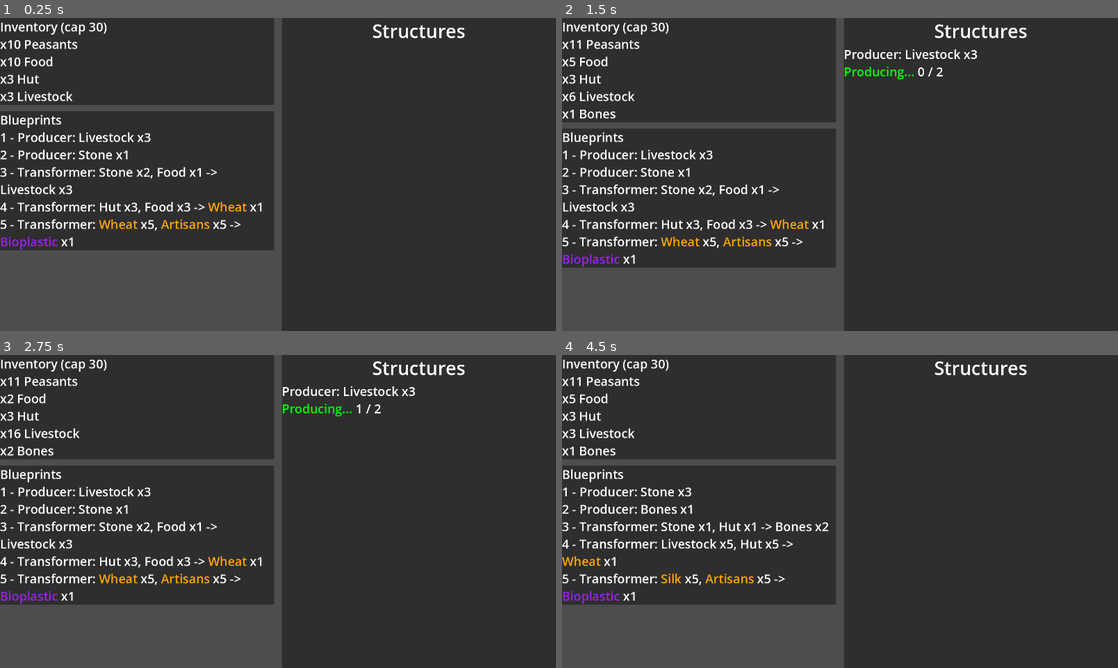
Above: before the commit, frames 1-4 (two rows, left to right).
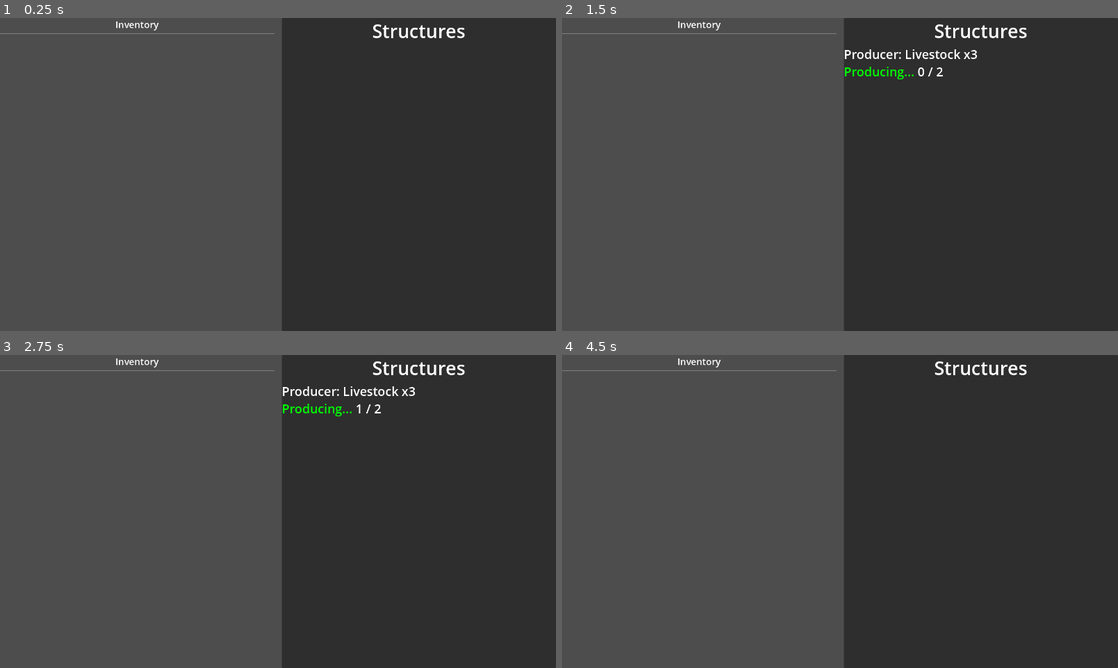
Above: after the commit, the same moments.

Repository: hellochar/godot-sketches
Game: Godot game, scene res://world.tscn
Same seed, same stepped clock (60 frames per second), same inputs: the game is played once before the commit and once after it.
Inputs:
- Up to frame 1 (0.25 s): no input
- Up to frame 2 (1.5 s): tap Enter at 0.5 s; tap 1 at 0.6 s; tap Space at 0.77, 1.25 s; tap 9 at 1.35 s
- Up to frame 3 (2.75 s): tap Space at 1.52 s; tap Enter at 2 s; tap B at 2.1 s
- Up to frame 4 (4.5 s): tap Space at 2.75, 3.02, 3.77 s; tap R at 2.85 s; tap Enter at 3.5 s; tap Z at 3.6 s; click "Skip" at 4.25 s

The runs differ from the first frame. In frame 1, 35% of the frame differs, in the area x 0-50%, y 0-75%; in frame 2, 37%; in frame 3, 37%; in frame 4, 37%, in the area x 0-50%, y 0-80%.

Commit message:
Add UI system (inventory and item cards)

Diff:
--- /dev/null
+++ b/inventory_ui.gd
@@ -0,0 +1,30 @@
+extends VBoxContainer
+class_name InventoryUI
+
+@onready var title_label: Label = %Title
+@onready var cards_container: GridContainer = %CardsContainer
+
+const ITEM_CARD = preload("res://item_card.tscn")
+
+var inventory: World.Inventory
+
+func set_inventory(inv: World.Inventory) -> void:
+  inventory = inv
+  if title_label:
+    title_label.text = inventory.name
+  refresh()
+
+func refresh() -> void:
+  if not cards_container:
+    return
+
+  for child in cards_container.get_children():
+    child.queue_free()
+
+  if not inventory:
+    return
+
+  for item in inventory.dict.keys():
+    var card = ITEM_CARD.instantiate()
+    cards_container.add_child(card)
+    card.set_item(item, inventory.dict[item])
--- /dev/null
+++ b/inventory_ui.tscn
@@ -0,0 +1,30 @@
+[gd_scene load_steps=2 format=3 uid="uid://dql4rkolmq8ud"]
+
+[ext_resource type="Script" path="res://inventory_ui.gd" id="1_invui"]
+
+[node name="InventoryUI" type="VBoxContainer"]
+offset_right = 600.0
+offset_bottom = 400.0
+script = ExtResource("1_invui")
+
+[node name="Title" type="Label" parent="."]
+unique_name_in_owner = true
+layout_mode = 2
+theme_override_font_sizes/font_size = 24
+text = "Inventory"
+horizontal_alignment = 1
+
+[node name="HSeparator" type="HSeparator" parent="."]
+layout_mode = 2
+
+[node name="ScrollContainer" type="ScrollContainer" parent="."]
+layout_mode = 2
+size_flags_vertical = 3
+
+[node name="CardsContainer" type="GridContainer" parent="ScrollContainer"]
+unique_name_in_owner = true
+layout_mode = 2
+size_flags_horizontal = 3
+theme_override_constants/h_separation = 10
+theme_override_constants/v_separation = 10
+columns = 3
--- /dev/null
+++ b/item_card.gd
@@ -0,0 +1,54 @@
+extends PanelContainer
+class_name ItemCard
+
+@onready var icon_rect: TextureRect = %Icon
+@onready var name_label: Label = %Name
+@onready var tier_label: Label = %Tier
+@onready var tags_label: Label = %Tags
+@onready var description_label: Label = %Description
+@onready var amount_label: Label = %Amount
+
+var item: Item
+var amount: int = 0
+
+func set_item(new_item: Item, new_amount: int = 0) -> void:
+  item = new_item
+  amount = new_amount
+  refresh()
+
+func refresh() -> void:
+  if not item:
+    return
+
+  name_label.text = item.name + ("" if amount <= 1 else " x%d" % amount)
+
+  var tier_text = ""
+  match item.tier:
+    Item.ETier.Basic:
+      tier_text = "Basic"
+    Item.ETier.Advanced:
+      tier_text = "Advanced"
+    Item.ETier.Futuristic:
+      tier_text = "Futuristic"
+  tier_label.text = tier_text
+
+  var tags_text = ""
+  for tag in item.tags:
+    match tag:
+      Item.ETag.Structure:
+        tags_text += "Structure "
+  tags_label.text = tags_text.strip_edges()
+
+  description_label.text = item.description
+
+  # if amount > 1:
+  #   amount_label.text = "x%d" % amount
+  #   amount_label.show()
+  # else:
+  amount_label.hide()
+
+  if item.icon:
+    icon_rect.texture = item.icon
+    icon_rect.show()
+  else:
+    icon_rect.hide()
--- /dev/null
+++ b/item_card.tscn
@@ -0,0 +1,84 @@
+[gd_scene load_steps=4 format=3 uid="uid://2yq0ne3dvbba"]
+
+[ext_resource type="Script" uid="uid://dnd74ka7hb6pe" path="res://item_card.gd" id="1_itemcard"]
+[ext_resource type="Texture2D" uid="uid://d20xr7os4xido" path="res://assets/icon_atlas.png" id="2_6kc0x"]
+
+[sub_resource type="AtlasTexture" id="AtlasTexture_rouse"]
+atlas = ExtResource("2_6kc0x")
+region = Rect2(40, 40, 288, 288)
+
+[node name="ItemCard" type="PanelContainer"]
+custom_minimum_size = Vector2(200, 260)
+script = ExtResource("1_itemcard")
+
+[node name="MarginContainer" type="MarginContainer" parent="."]
+layout_mode = 2
+theme_override_constants/margin_left = 4
+theme_override_constants/margin_top = 4
+theme_override_constants/margin_right = 4
+theme_override_constants/margin_bottom = 4
+
+[node name="VBoxContainer" type="VBoxContainer" parent="MarginContainer"]
+layout_mode = 2
+theme_override_constants/separation = 8
+
+[node name="Name" type="Label" parent="MarginContainer/VBoxContainer"]
+unique_name_in_owner = true
+layout_mode = 2
+theme_override_font_sizes/font_size = 18
+text = "Peasants x10"
+horizontal_alignment = 1
+
+[node name="IconContainer" type="CenterContainer" parent="MarginContainer/VBoxContainer"]
+custom_minimum_size = Vector2(64, 64)
+layout_mode = 2
+
+[node name="Icon" type="TextureRect" parent="MarginContainer/VBoxContainer/IconContainer"]
+unique_name_in_owner = true
+custom_minimum_size = Vector2(64, 64)
+layout_mode = 2
+texture = SubResource("AtlasTexture_rouse")
+expand_mode = 1
+stretch_mode = 5
+
+[node name="HSeparator" type="HSeparator" parent="MarginContainer/VBoxContainer"]
+visible = false
+layout_mode = 2
+
+[node name="HBoxContainer" type="HBoxContainer" parent="MarginContainer/VBoxContainer"]
+visible = false
+layout_mode = 2
+
+[node name="Tier" type="Label" parent="MarginContainer/VBoxContainer/HBoxContainer"]
+unique_name_in_owner = true
+visible = false
+layout_mode = 2
+size_flags_horizontal = 3
+theme_override_font_sizes/font_size = 12
+text = "Basic"
+
+[node name="Tags" type="Label" parent="MarginContainer/VBoxContainer/HBoxContainer"]
+unique_name_in_owner = true
+visible = false
+layout_mode = 2
+size_flags_horizontal = 3
+theme_override_font_sizes/font_size = 12
+text = "Structure"
+horizontal_alignment = 2
+
+[node name="Description" type="Label" parent="MarginContainer/VBoxContainer"]
+unique_name_in_owner = true
+custom_minimum_size = Vector2(120, 0)
+layout_mode = 2
+size_flags_vertical = 3
+theme_override_font_sizes/font_size = 18
+text = "Description goes here and can wrap to multiple lines."
+autowrap_mode = 3
+
+[node name="Amount" type="Label" parent="MarginContainer/VBoxContainer"]
+unique_name_in_owner = true
+visible = false
+layout_mode = 2
+theme_override_font_sizes/font_size = 16
+text = "x10"
+horizontal_alignment = 2
--- a/world.tscn
+++ b/world.tscn
@@ -1,6 +1,7 @@
-[gd_scene load_steps=2 format=3 uid="uid://2sywl1e23v72"]
+[gd_scene load_steps=3 format=3 uid="uid://2sywl1e23v72"]
 
 [ext_resource type="Script" uid="uid://bv1p8onqeho4n" path="res://world.gd" id="1_f3sb7"]
+[ext_resource type="PackedScene" path="res://inventory_ui.tscn" id="2_invui"]
 
 [node name="World" type="Control"]
 layout_mode = 3
@@ -22,7 +23,13 @@
 size_flags_horizontal = 3
 theme_override_constants/separation = 16
 
+[node name="InventoryUI" parent="HBoxContainer/HBoxContainer" instance=ExtResource("2_invui")]
+unique_name_in_owner = true
+layout_mode = 2
+size_flags_vertical = 3
+
 [node name="PanelContainer" type="PanelContainer" parent="HBoxContainer/HBoxContainer"]
+visible = false
 layout_mode = 2
 size_flags_horizontal = 3
 
@@ -36,7 +43,14 @@
 "
 fit_content = true
 
+[node name="BlueprintsUI" parent="HBoxContainer/HBoxContainer" instance=ExtResource("2_invui")]
+unique_name_in_owner = true
+visible = false
+layout_mode = 2
+size_flags_vertical = 3
+
 [node name="PanelContainer2" type="PanelContainer" parent="HBoxContainer/HBoxContainer"]
+visible = false
 layout_mode = 2
 
 [node name="Blueprints" type="RichTextLabel" parent="HBoxContainer/HBoxContainer/PanelContainer2"]
Binary file added: assets/icon_atlas.png
Not shown, added: assets/icon_atlas.png.import
Not shown, added: inventory_ui.gd.uid
Not shown, added: item_card.gd.uid
